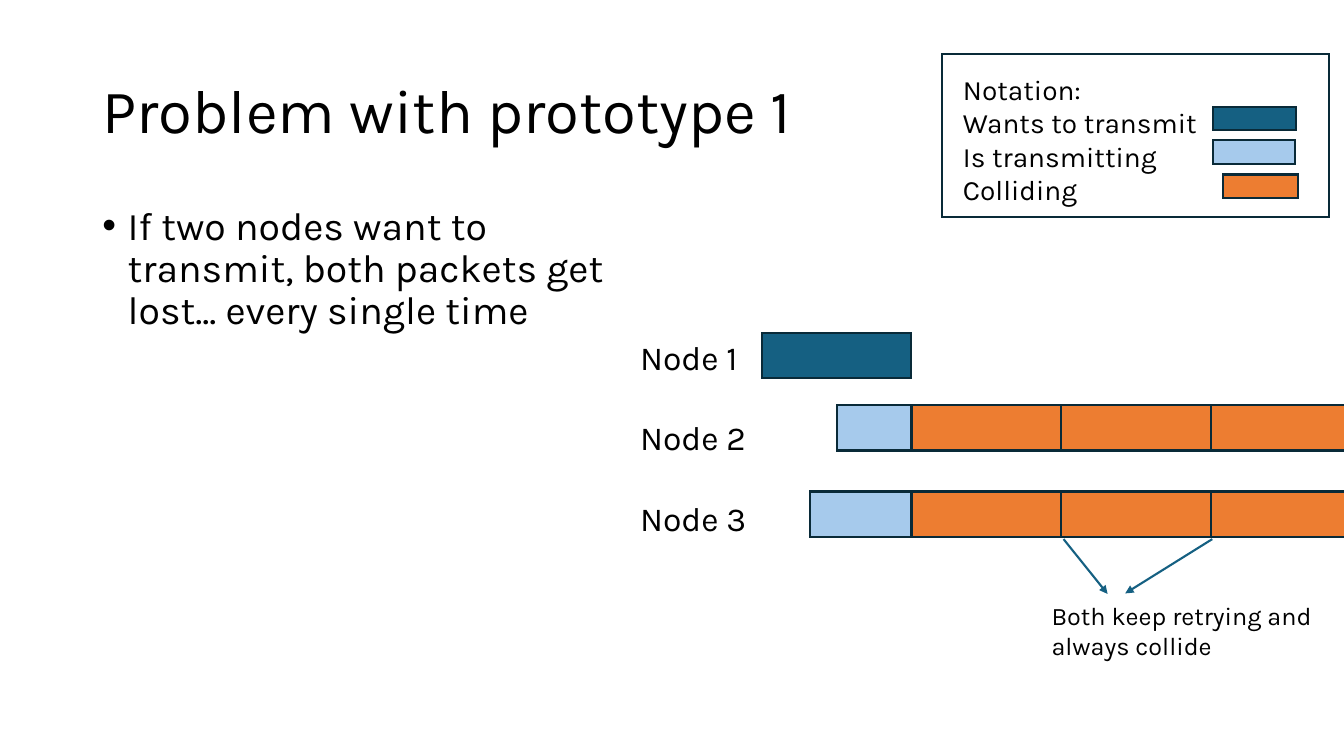
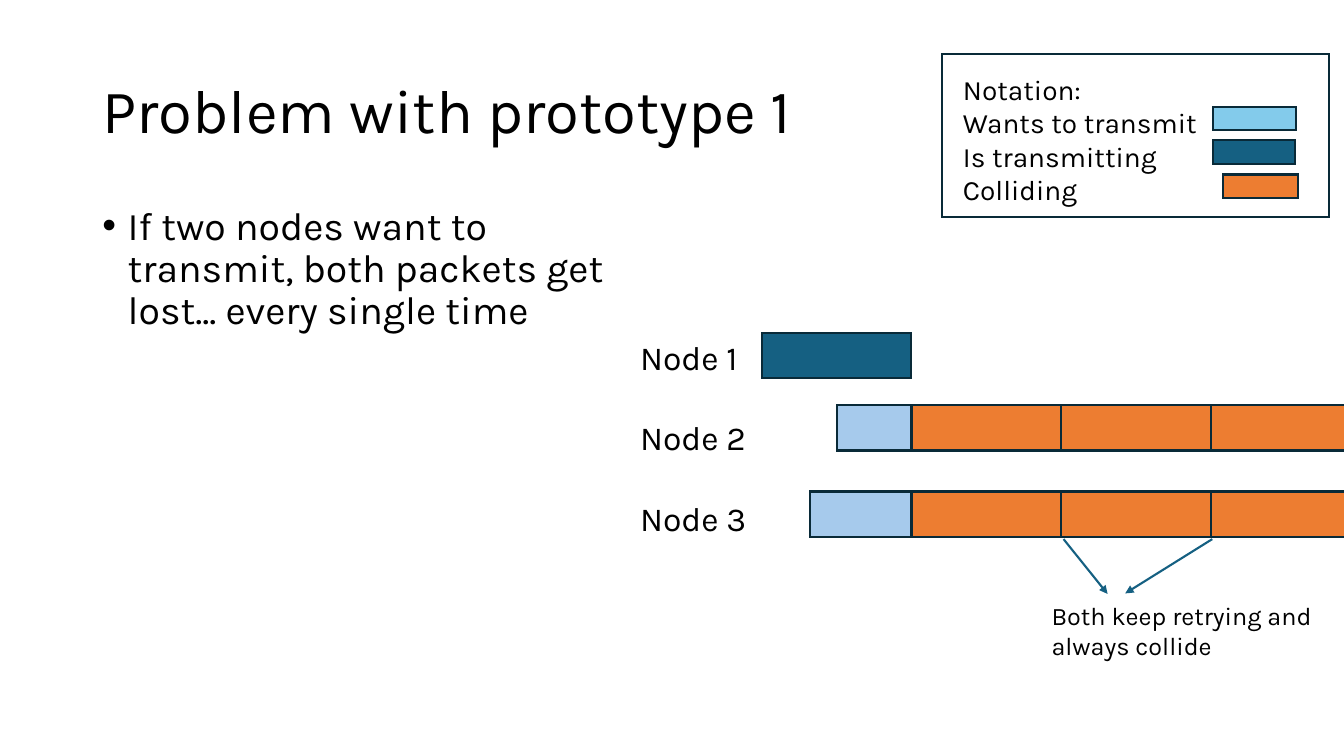
Before and after one commit to venkatarun95/mit_page, a slide deck: slide 9 of f24/assets/slides/lec12-mac-protocols.pptx. Drawn at 1344x756 pixels with LibreOffice and Linux fonts; fonts in the diff are those of the drawing. Boxes give left, top, right and bottom in pixels: in the first picture for what was removed or moved away, otherwise in the second. Text is boxed around its words. In the diff, an @@ line names an element or a change of style, - is before the commit and + after.

```diff
--- a/f24/assets/slides/lec12-mac-protocols.pptx
+++ b/f24/assets/slides/lec12-mac-protocols.pptx
@@ rectangle at box(1214, 107, 1297, 130): fill #156082 to #83CBEB @@
@@ rectangle at box(1213, 140, 1296, 164): fill #A6CAEC to #156082 @@
```
Also in this commit, not shown: 6 other slides changed.
